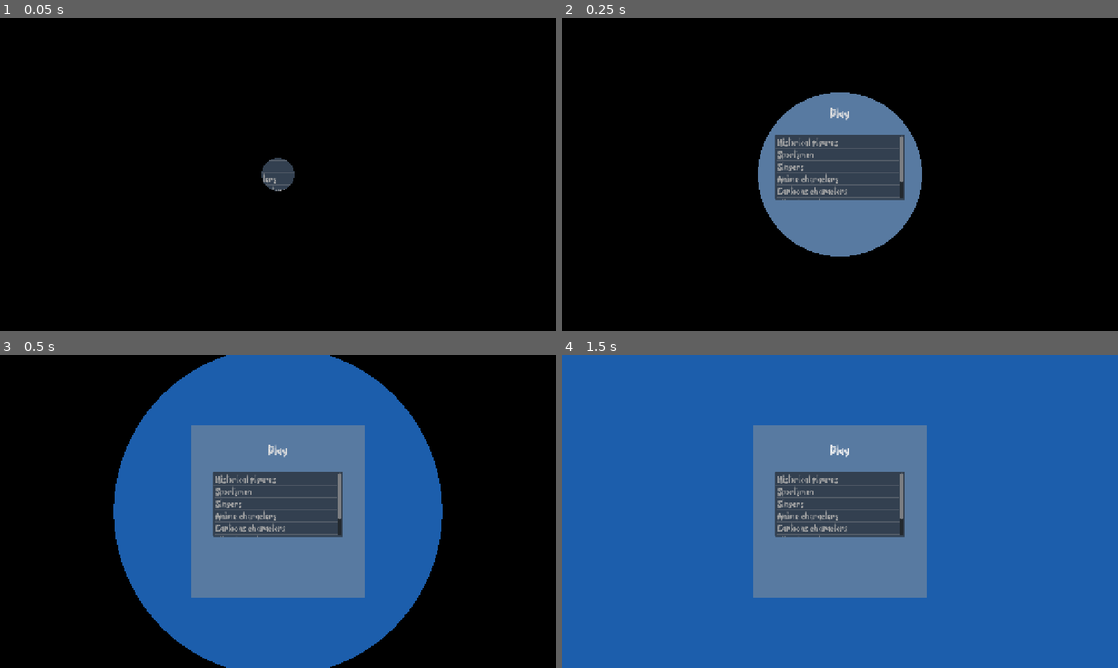
Above: before the commit, frames 1-4 (two rows, left to right).
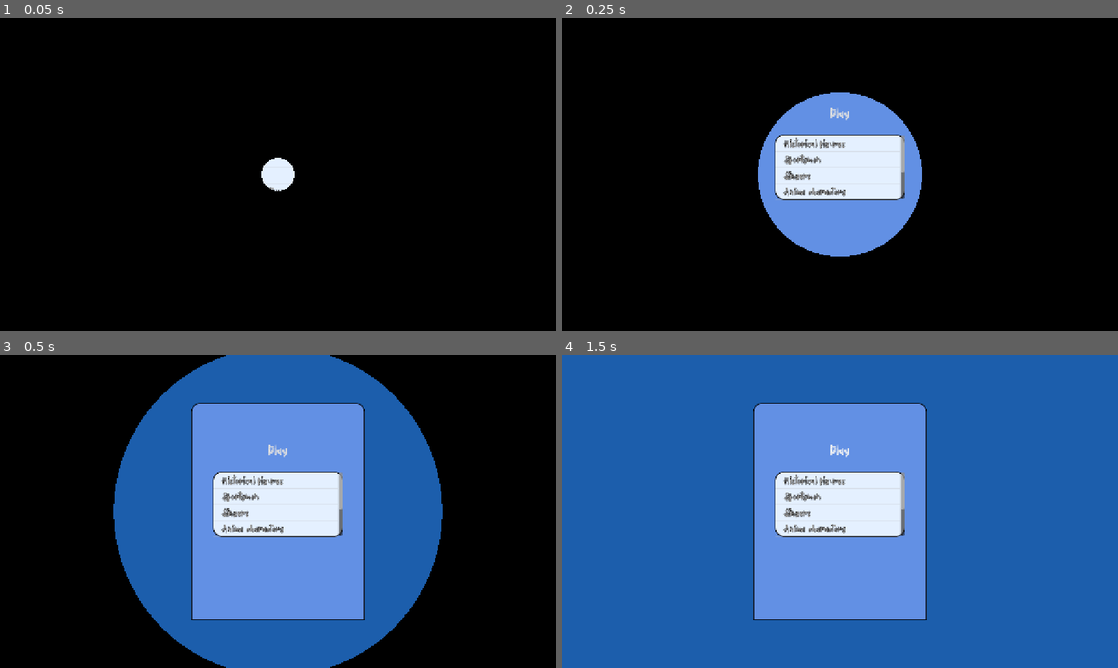
Above: after the commit, the same moments.

Repository: Haydara1/Heads-Up
Game: Godot game, scene res://scenes/connected_lobby.tscn
Same seed, same stepped clock (60 frames per second), same inputs: the game is played once before the commit and once after it. This scene is started directly instead of the project's main scene.
Inputs:
- Up to frame 1 (0.05 s): no input
- Up to frame 2 (0.25 s): no input
- Up to frame 3 (0.5 s): no input
- Up to frame 4 (1.5 s): click "Play" at 0.5 s; click "Play" at 1.25 s

The runs differ from the first frame. In frame 1, 0.5% of the frame differs, in the area x 47-53%, y 44-56%; in frame 2, 12%; in frame 3, 21%, in the area x 34-66%, y 15-85%; in frame 4, 21%.

Commit message:
Updated item list theme and style

Diff:
--- /dev/null
+++ b/assets/Theme/Main-Theme.tres
@@ -0,0 +1,75 @@
+[gd_resource type="Theme" format=3 uid="uid://b7boe0d6g3gmv"]
+
+[sub_resource type="StyleBoxFlat" id="StyleBoxFlat_h6tc5"]
+bg_color = Color(0.6, 0.6, 0.6, 0)
+
+[sub_resource type="StyleBoxFlat" id="StyleBoxFlat_8ejhg"]
+bg_color = Color(0.6, 0.6, 0.6, 0)
+
+[sub_resource type="StyleBoxFlat" id="StyleBoxFlat_owdqa"]
+bg_color = Color(0.6, 0.6, 0.6, 0)
+
+[sub_resource type="StyleBoxFlat" id="StyleBoxFlat_j27p1"]
+bg_color = Color(0.6, 0.6, 0.6, 0)
+
+[sub_resource type="StyleBoxFlat" id="StyleBoxFlat_4v718"]
+bg_color = Color(0.6, 0.6, 0.6, 0)
+
+[sub_resource type="StyleBoxFlat" id="StyleBoxFlat_8anr8"]
+bg_color = Color(0.6, 0.6, 0.6, 0)
+
+[sub_resource type="StyleBoxFlat" id="StyleBoxFlat_ep12d"]
+bg_color = Color(0.89411765, 0.9411765, 1, 1)
+border_width_left = 2
+border_width_top = 2
+border_width_right = 2
+border_width_bottom = 2
+border_color = Color(0, 0, 0, 1)
+corner_radius_top_left = 20
+corner_radius_top_right = 20
+corner_radius_bottom_right = 20
+corner_radius_bottom_left = 20
+corner_detail = 15
+
+[sub_resource type="StyleBoxFlat" id="StyleBoxFlat_y0m6u"]
+bg_color = Color(0.6, 0.6, 0.6, 0)
+
+[sub_resource type="StyleBoxFlat" id="StyleBoxFlat_vdxj0"]
+bg_color = Color(0.6, 0.6, 0.6, 0)
+
+[sub_resource type="StyleBoxFlat" id="StyleBoxFlat_sfbwk"]
+bg_color = Color(0.18538323, 0.18538329, 0.18538317, 1)
+corner_radius_top_left = 20
+corner_radius_top_right = 20
+corner_radius_bottom_right = 20
+corner_radius_bottom_left = 20
+
+[sub_resource type="StyleBoxFlat" id="StyleBoxFlat_ubuie"]
+bg_color = Color(0.38431373, 0.5647059, 0.89411765, 1)
+border_width_left = 2
+border_width_top = 2
+border_width_right = 2
+border_width_bottom = 2
+border_color = Color(0, 0, 0, 1)
+corner_radius_top_left = 20
+corner_radius_top_right = 20
+
+[resource]
+ItemList/colors/font_color = Color(0.65, 0.65, 0.65, 1)
+ItemList/colors/font_hovered_color = Color(0.585062, 0.585062, 0.58506197, 1)
+ItemList/colors/font_hovered_selected_color = Color(0.6384007, 0.48314053, 0.06180518, 1)
+ItemList/colors/font_selected_color = Color(0.8392157, 0.6392157, 0.09803922, 1)
+ItemList/constants/h_separation = 40
+ItemList/constants/outline_size = 2
+ItemList/constants/v_separation = 13
+ItemList/styles/cursor = SubResource("StyleBoxFlat_h6tc5")
+ItemList/styles/cursor_unfocused = SubResource("StyleBoxFlat_8ejhg")
+ItemList/styles/focus = SubResource("StyleBoxFlat_owdqa")
+ItemList/styles/hovered = SubResource("StyleBoxFlat_j27p1")
+ItemList/styles/hovered_selected = SubResource("StyleBoxFlat_4v718")
+ItemList/styles/hovered_selected_focus = SubResource("StyleBoxFlat_8anr8")
+ItemList/styles/panel = SubResource("StyleBoxFlat_ep12d")
+ItemList/styles/selected = SubResource("StyleBoxFlat_y0m6u")
+ItemList/styles/selected_focus = SubResource("StyleBoxFlat_vdxj0")
+Panel/styles/panel = SubResource("StyleBoxFlat_sfbwk")
+PanelContainer/styles/panel = SubResource("StyleBoxFlat_ubuie")
--- a/project.godot
+++ b/project.godot
@@ -30,6 +30,7 @@
 
 [gui]
 
+theme/custom="uid://b7boe0d6g3gmv"
 theme/custom_font="uid://cx4la4k5ylw8g"
 
 [physics]
--- a/scenes/connected_lobby.tscn
+++ b/scenes/connected_lobby.tscn
@@ -35,10 +35,9 @@
 grow_horizontal = 2
 grow_vertical = 2
 
-[node name="clr-rect" type="ColorRect" parent="CenterContainer" unique_id=57557933]
-custom_minimum_size = Vector2(400, 400)
+[node name="PanelContainer" type="PanelContainer" parent="CenterContainer" unique_id=2116444896]
+custom_minimum_size = Vector2(400, 500)
 layout_mode = 2
-color = Color(0.5882353, 0.5882353, 0.5882353, 0.49411765)
 
 [node name="VBoxContainer" type="VBoxContainer" parent="CenterContainer" unique_id=503336048]
 custom_minimum_size = Vector2(200, 0)
--- a/scripts/connected_lobby.gd
+++ b/scripts/connected_lobby.gd
@@ -17,6 +17,8 @@
 	mat.set_shader_parameter("circle_size", 0.0)
 
 	circleTransition.visible = true
+
+	pack_list.get_v_scroll_bar().visible = false # Hides the vertical scroll bar.
 
 	# Wait until the GameManager has loaded the packs.
 	if GameManager.packs.is_empty():
Not shown, changed: assets/.DS_Store
Not shown, added: assets/Theme/.DS_Store
